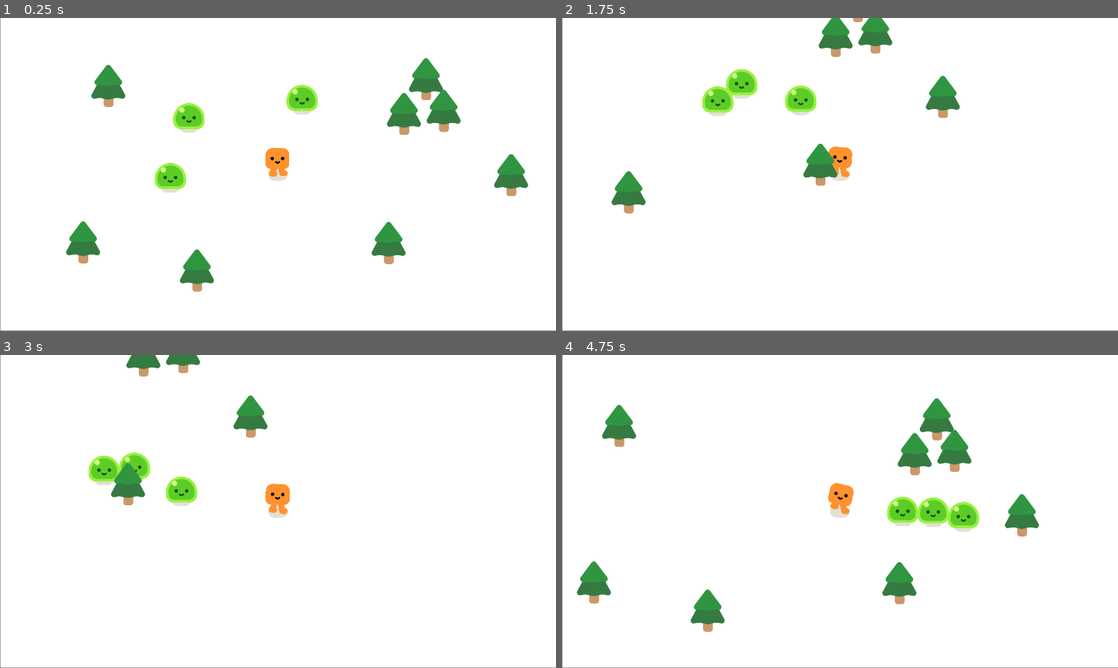
Above: before the commit, frames 1-4 (two rows, left to right).
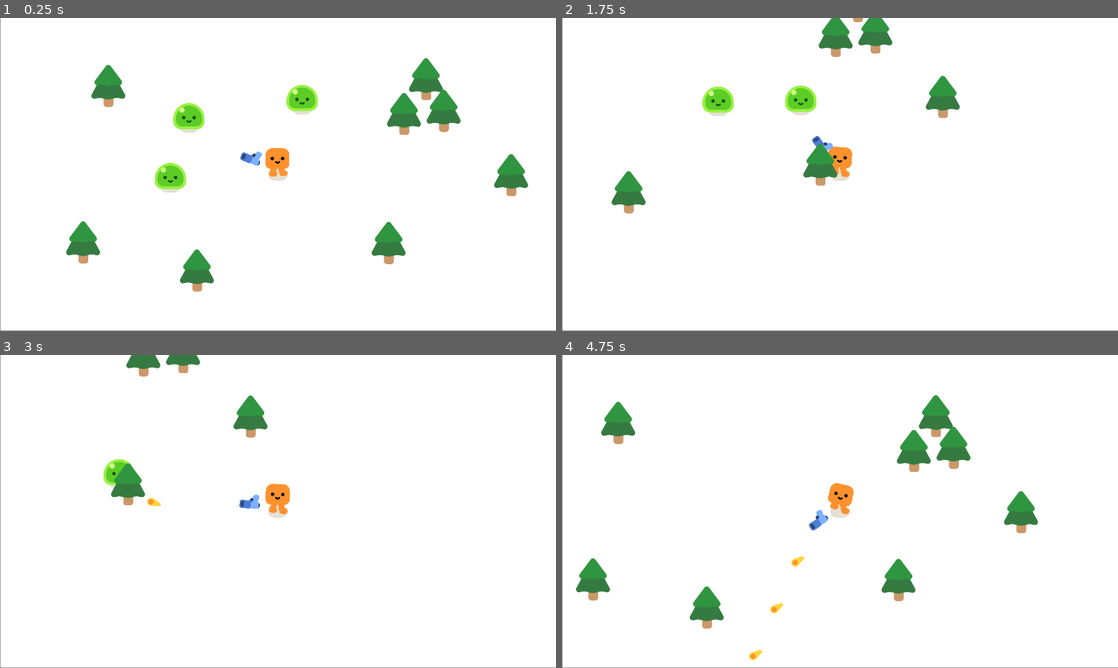
Above: after the commit, the same moments.

Repository: keliang5/FInal-Project
Game: Godot game, scene res://survivors_games.tscn
The game is run twice, just before and just after one commit, with the same random seed, the same clock (stepped at 60 frames per second) and the same inputs.
Inputs:
- Up to frame 1 (0.25 s): no input
- Up to frame 2 (1.75 s): hold D (move_right) 0.53-1.28 s; hold S (move_down) from 1.28 s (still down)
- Up to frame 3 (3 s): release S (move_down) at 2.03 s; hold D (move_right) 2.03-2.78 s; hold W (move_up) from 2.78 s (still down)
- Up to frame 4 (4.75 s): release W (move_up) at 3.53 s; hold A (move_left) from 3.53 s (still down)

The runs differ from the first frame. In frame 1, 0.1% of the frame differs, in the area x 43-48%, y 42-48%; in frame 2, 0.6%; in frame 3, 1.3%; in frame 4, 3.3%, in the area x 2-86%, y 12-98%.

Commit message:
Gun and Bullet Finished

Diff:
--- /dev/null
+++ b/Bullet.gd
@@ -0,0 +1,20 @@
+extends Area2D
+
+var travelled_distance = 0
+
+func _physics_process(delta):
+	const SPEED = 1000
+	const RANGE = 1200
+
+	var direction = Vector2.RIGHT.rotated(rotation)
+	position += direction * SPEED * delta
+
+	travelled_distance += SPEED * delta
+	if travelled_distance > RANGE:
+		queue_free()
+
+
+func _on_body_entered(body):
+	queue_free()
+	if body.has_method("take_damage"):
+		body.take_damage()
--- /dev/null
+++ b/bullet.tscn
@@ -0,0 +1,23 @@
+[gd_scene load_steps=4 format=3 uid="uid://dlarjff45ni7f"]
+
+[ext_resource type="Script" path="res://Bullet.gd" id="1_03uwv"]
+[ext_resource type="Texture2D" uid="uid://dftkbqwsfd68r" path="res://pistol/projectile.png" id="2_53yal"]
+
+[sub_resource type="CircleShape2D" id="CircleShape2D_ysafo"]
+radius = 18.1108
+
+[node name="Bullet" type="Area2D"]
+top_level = true
+rotation = 0.00435013
+collision_layer = 0
+collision_mask = 3
+script = ExtResource("1_03uwv")
+
+[node name="Projectile" type="Sprite2D" parent="."]
+position = Vector2(-10, -1)
+texture = ExtResource("2_53yal")
+
+[node name="CollisionShape2D" type="CollisionShape2D" parent="."]
+shape = SubResource("CircleShape2D_ysafo")
+
+[connection signal="body_entered" from="." to="." method="_on_body_entered"]
--- /dev/null
+++ b/gun.gd
@@ -0,0 +1,22 @@
+extends Area2D
+
+
+
+func _physics_process(delta):
+	var enemies_in_range = get_overlapping_bodies()
+	if enemies_in_range.size() > 0:
+		var target_enemy = enemies_in_range.front()
+		look_at(target_enemy.global_position)
+
+
+func shoot():
+	const BULLET = preload("res://bullet.tscn")
+	var new_bullet = BULLET.instantiate()
+	new_bullet.global_position = %ShootingPoint.global_position
+	new_bullet.global_rotation = %ShootingPoint.global_rotation
+	%ShootingPoint.add_child(new_bullet)
+
+
+
+func _on_timer_timeout():
+	shoot()
--- /dev/null
+++ b/gun.tscn
@@ -0,0 +1,36 @@
+[gd_scene load_steps=4 format=3 uid="uid://c7vvyr5e6hf7"]
+
+[ext_resource type="Script" path="res://gun.gd" id="1_btm2t"]
+[ext_resource type="Texture2D" uid="uid://cswb5do8rrj7q" path="res://pistol/pistol.png" id="1_kipjl"]
+
+[sub_resource type="CircleShape2D" id="CircleShape2D_o6ggb"]
+radius = 738.456
+
+[node name="Gun" type="Area2D"]
+collision_layer = 0
+collision_mask = 2
+script = ExtResource("1_btm2t")
+
+[node name="CollisionShape2D" type="CollisionShape2D" parent="."]
+position = Vector2(1.19209e-07, 1)
+rotation = -0.0226915
+shape = SubResource("CircleShape2D_o6ggb")
+
+[node name="WeaponPivot" type="Marker2D" parent="."]
+position = Vector2(-0.999998, -2)
+rotation = -1.24846
+
+[node name="Pistol" type="Sprite2D" parent="WeaponPivot"]
+position = Vector2(34.2075, 92.9508)
+rotation = 1.24459
+texture = ExtResource("1_kipjl")
+
+[node name="ShootingPoint" type="Marker2D" parent="WeaponPivot/Pistol"]
+unique_name_in_owner = true
+position = Vector2(26.6256, -8.61775)
+
+[node name="Timer" type="Timer" parent="."]
+wait_time = 0.3
+autostart = true
+
+[connection signal="timeout" from="Timer" to="." method="_on_timer_timeout"]
--- a/mob.gd
+++ b/mob.gd
@@ -1,5 +1,6 @@
 extends CharacterBody2D
 
+var health = 3
 
 @onready var player = get_node("/root/Game/Player")
 
@@ -10,3 +11,8 @@
 	var direction = global_position.direction_to(player.global_position)
 	velocity = direction * 300.0
 	move_and_slide()
+
+func take_damage():
+	health -=1
+	if health == 0:
+		queue_free()
--- a/mob.tscn
+++ b/mob.tscn
@@ -7,6 +7,8 @@
 radius = 50.2494
 
 [node name="Mob" type="CharacterBody2D"]
+collision_layer = 2
+collision_mask = 3
 script = ExtResource("1_ptgy1")
 
 [node name="Slime" parent="." instance=ExtResource("1_wawn0")]
--- a/player.tscn
+++ b/player.tscn
@@ -1,7 +1,8 @@
-[gd_scene load_steps=4 format=3 uid="uid://c1gc76xdtdhy1"]
+[gd_scene load_steps=5 format=3 uid="uid://c1gc76xdtdhy1"]
 
 [ext_resource type="Script" path="res://player.gd" id="1_hm35h"]
 [ext_resource type="PackedScene" uid="uid://pbmyh1qru7p" path="res://characters/happy_boo/happy_boo.tscn" id="1_muo7b"]
+[ext_resource type="PackedScene" uid="uid://c7vvyr5e6hf7" path="res://gun.tscn" id="3_6g6rp"]
 
 [sub_resource type="CircleShape2D" id="CircleShape2D_ejjsg"]
 radius = 34.1321
@@ -17,3 +18,6 @@
 shape = SubResource("CircleShape2D_ejjsg")
 
 [node name="Camera2D" type="Camera2D" parent="."]
+
+[node name="Gun" parent="." instance=ExtResource("3_6g6rp")]
+position = Vector2(1, -28)
